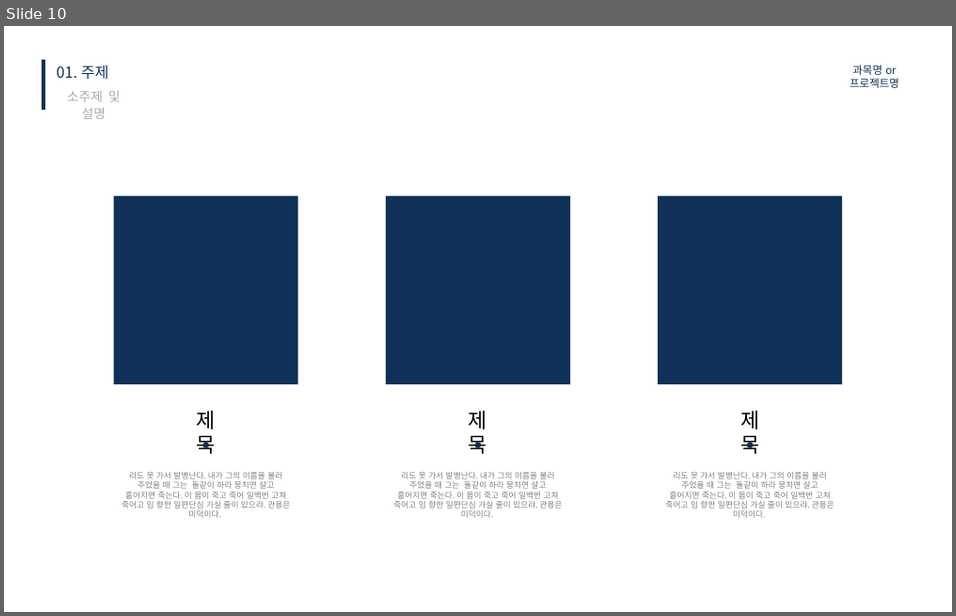
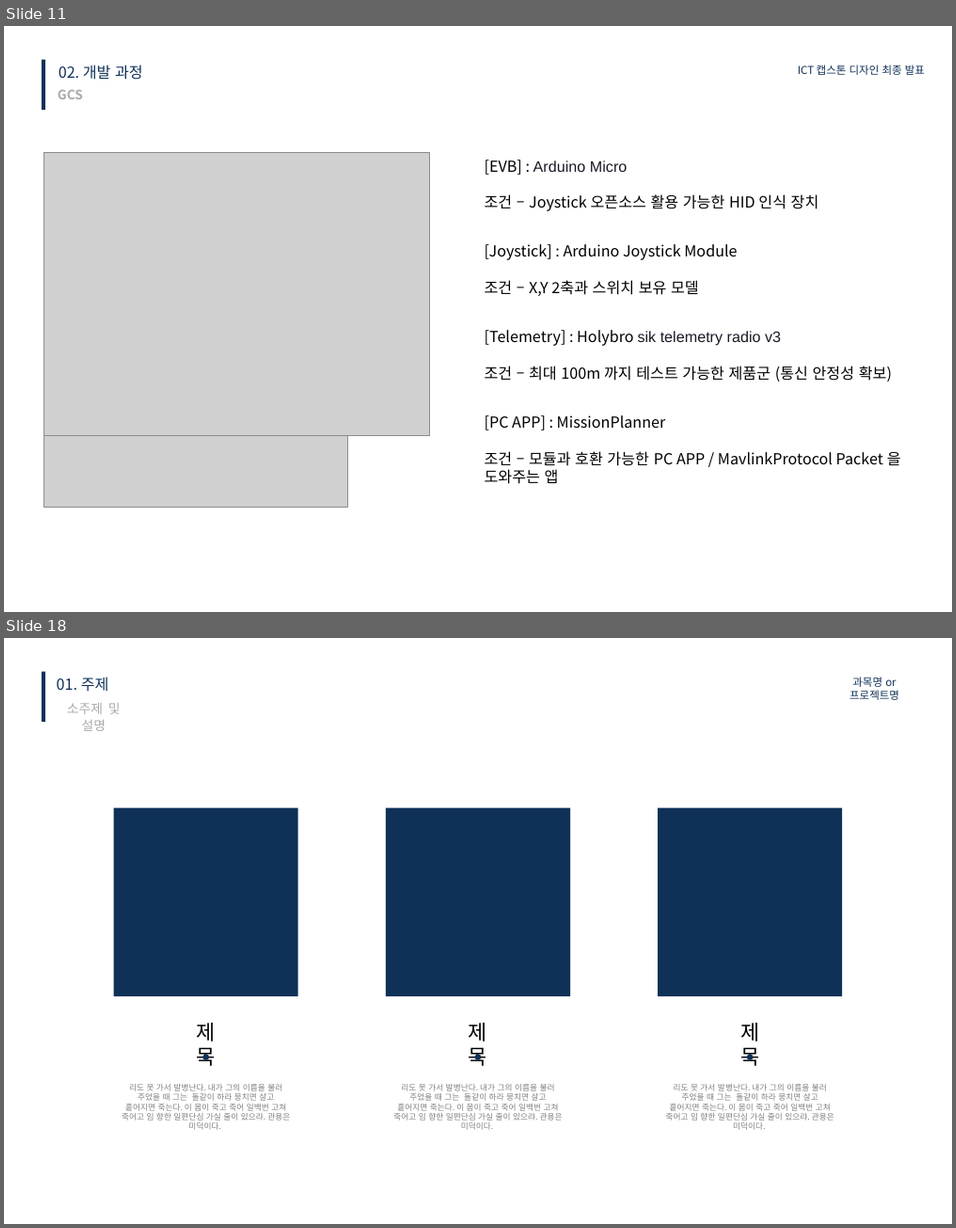
Before and after one commit to kimkyowon/Capstone_Design, a slide deck: 1.PrecisionLandingModule/1.ReasearchNote/FinalReport/캡스톤디자인 최종 발표 ICT융합학부 2018045323 김교원.pptx. Shown one above the other, each under a label of ours: slide 10 before the commit, slides 11 and 18 after it; the slides between them are not shown. The pictures are 956x616 and 956x1228 pixels, drawn with LibreOffice and Linux fonts; fonts in the diff are those of the drawing; grey boxes stand for pictures. Boxes give left, top, right and bottom in pixels: in the first picture for what was removed or moved away, otherwise in the second. Text is boxed around its words. In the diff, an @@ line names an element or a change of style, - is before the commit and + after.

```diff
--- a/1.PrecisionLandingModule/1.ReasearchNote/FinalReport/캡스톤디자인 최종 발표 ICT융합학부 2018045323 김교원.pptx
+++ b/1.PrecisionLandingModule/1.ReasearchNote/FinalReport/캡스톤디자인 최종 발표 ICT융합학부 2018045323 김교원.pptx
@@ slide 11 added at (x1=4, y1=26, x2=952, y2=612), background #FFFFFF @@
@@ rectangle added at (x1=42, y1=60, x2=45, y2=110), fill #0F3158 @@
@@ text added at (x1=59, y1=65, x2=143, y2=80), 14 pt, text #0F3158 @@
+02. 개발 과정
@@ text added at (x1=797, y1=65, x2=924, y2=75), 10 pt, text #0F3158 @@
+ICT 캡스톤 디자인 최종 발표
@@ text added at (x1=58, y1=90, x2=83, y2=99), 12 pt, text #A9AAAA, bold @@
+GCS
@@ picture added at (x1=43, y1=153, x2=430, y2=436) @@
@@ text added at (x1=484, y1=159, x2=819, y2=211), 14 pt, text #000000 @@
+[EVB] : Arduino Micro
+조건 – Joystick 오픈소스 활용 가능한 HID 인식 장치
@@ text added at (x1=484, y1=244, x2=736, y2=296), 14 pt, text #000000 @@
+[Joystick] : Arduino Joystick Module
+조건 – X,Y 2축과 스위치 보유 모델
@@ text added at (x1=484, y1=330, x2=891, y2=381), 14 pt, text #000000 @@
+[Telemetry] : Holybro sik telemetry radio v3
+조건 – 최대 100m 까지 테스트 가능한 제품군 (통신 안정성 확보)
@@ text added at (x1=484, y1=415, x2=901, y2=484), 14 pt, text #000000 @@
+[PC APP] : MissionPlanner
+조건 – 모듈과 호환 가능한 PC APP / MavlinkProtocol Packet 을 도와주는 앱
@@ picture added at (x1=44, y1=435, x2=348, y2=507) @@
@@ what was slide 10 is now slide 18 @@
```
Also in this commit, not shown: 2 slides changed, 11 other slides added, 5 slides removed, 3 other files.
